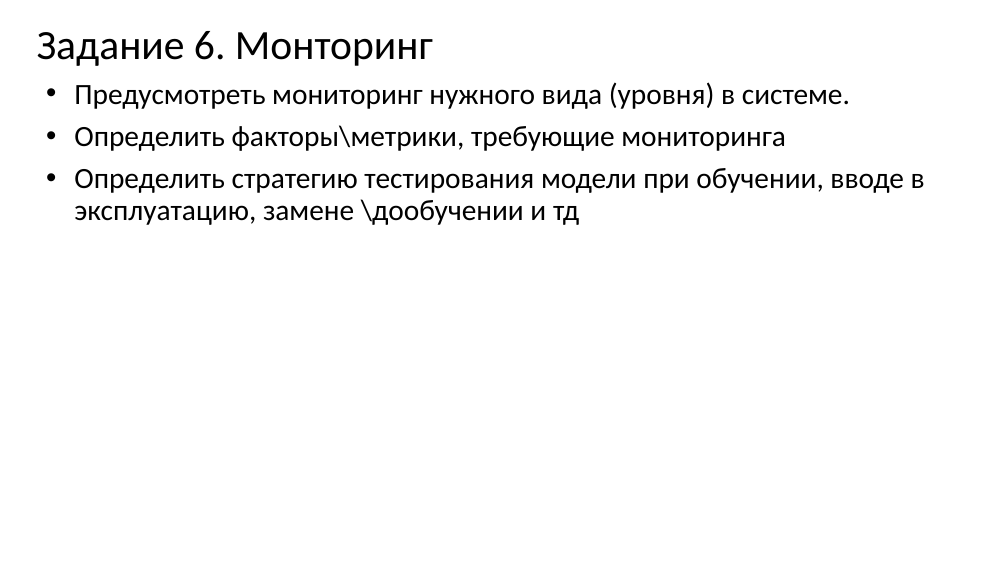
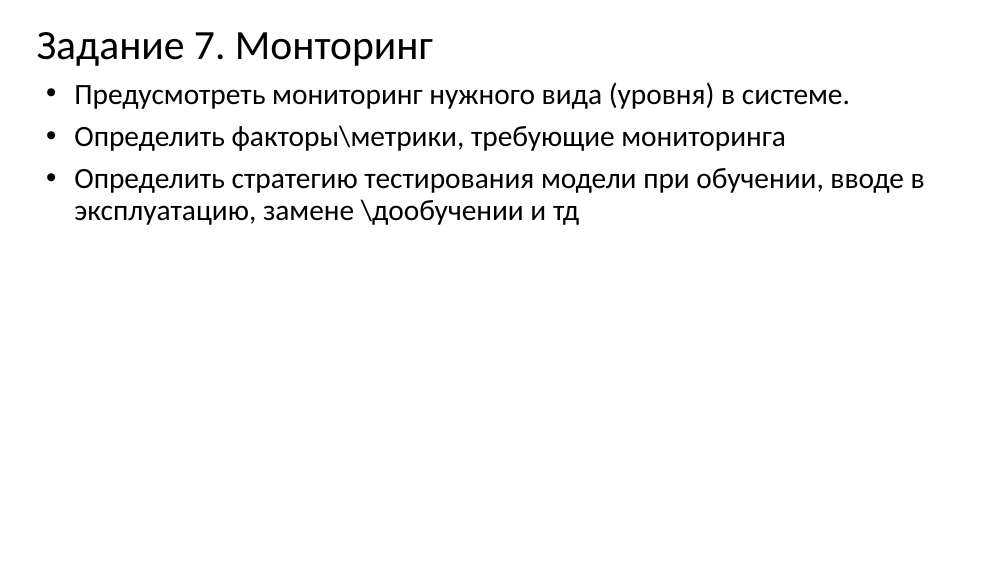
Before and after one commit to MVRonkin/MLSystemDesignCourse, a slide deck: slide 37 of 2024/Задание.pptx (slide 36 before the commit). Drawn at 1008x567 pixels with LibreOffice and Linux fonts; fonts in the diff are those of the drawing. Boxes give left, top, right and bottom in pixels: in the first picture for what was removed or moved away, otherwise in the second. Text is boxed around its words. In the diff, an @@ line names an element or a change of style, - is before the commit and + after.

```diff
--- a/2024/Задание.pptx
+++ b/2024/Задание.pptx
@@ title at (37,32,433,66): text changed @@
-Задание 6. Монторинг
+Задание 7. Монторинг
```
Also in this commit, not shown: 2 other slides changed, 1 slide added, 25 other files.
